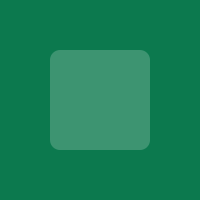
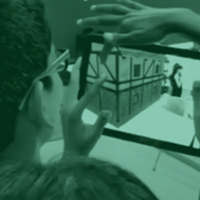
Before/after of a 200 x 200 layered artwork. What changed in the layer stack:
hid "Rounded Rectangle 1" over [50, 50, 150, 150]
showed "ismar2020" over [0, 0, 200, 200]
